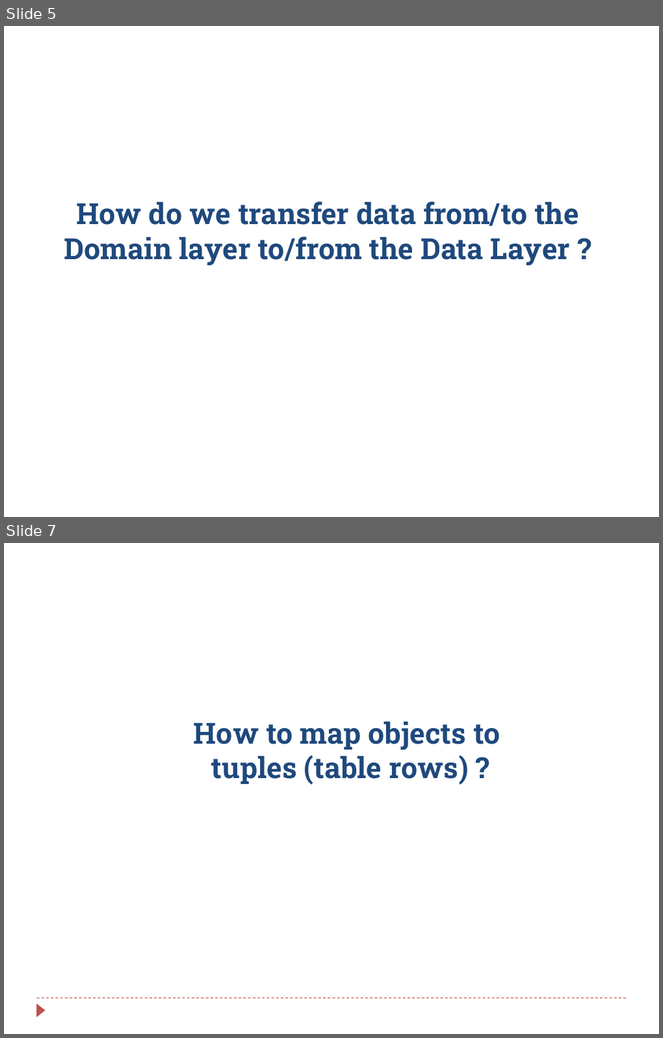
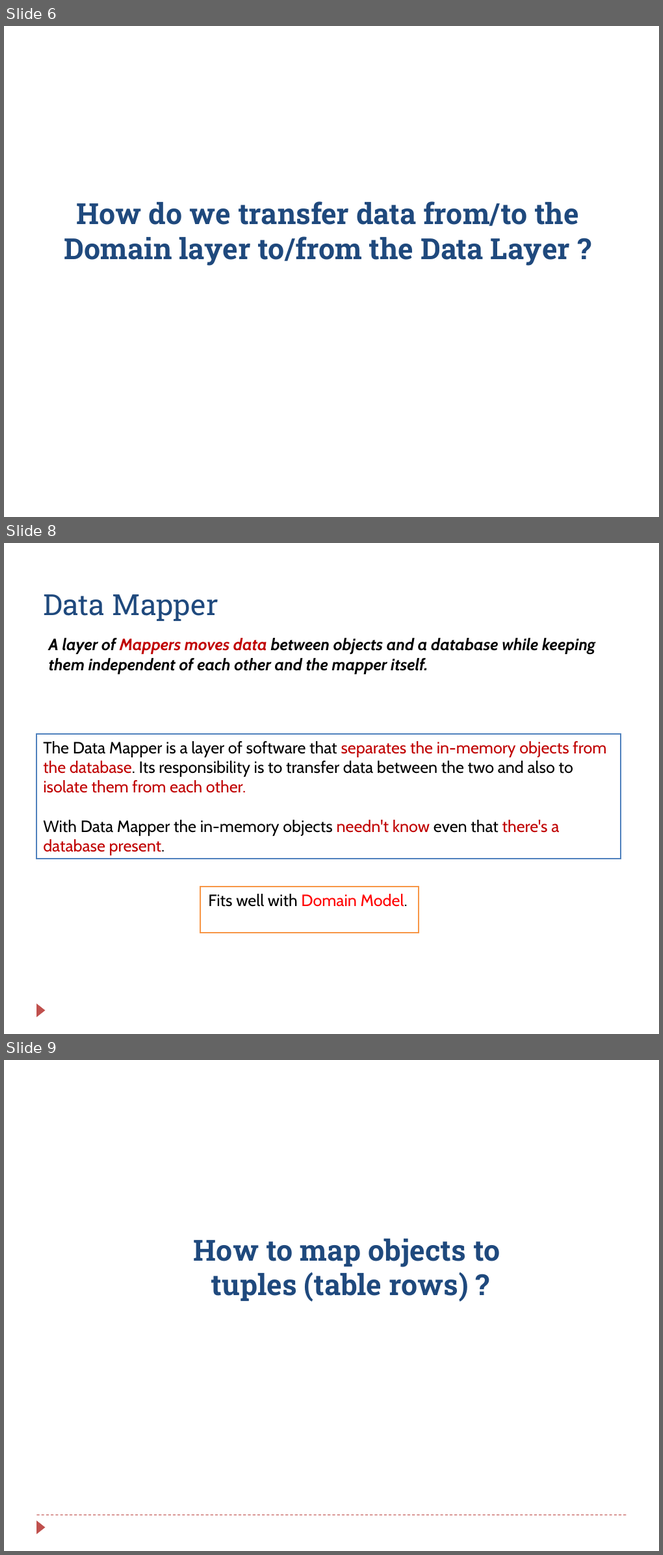
Before and after one commit to zarras/myy803-slides, a slide deck: SoftEng-Lab-JPA.ppt. Shown one above the other, each under a label of ours: slides 5 and 7 before the commit, slides 6, 8 and 9 after it; the slides between them are not shown. The pictures are 663x1038 and 663x1555 pixels, drawn with LibreOffice and Linux fonts; fonts in the diff are those of the drawing. Boxes give left, top, right and bottom in pixels: in the first picture for what was removed or moved away, otherwise in the second. Text is boxed around its words. In the diff, an @@ line names an element or a change of style, - is before the commit and + after.

```diff
--- a/SoftEng-Lab-JPA.ppt
+++ b/SoftEng-Lab-JPA.ppt
@@ slide 8 added at <box>4,543,659,1034</box>, background #FFFFFF; not listed: 1 template element that a slide beside it also shows @@
@@ title added at <box>43,594,218,621</box>, 32 pt, text #1F497D @@
+Data Mapper
@@ text added at <box>49,638,596,674</box>, 18 pt, text #000000, bold, italic @@
+A layer of Mappers moves data between objects and a database while keeping them independent of each other and the mapper itself.
@@ rectangle added at <box>36,734,622,859</box>, fill #FFFFFF, outline #4F81BD 1.5 pt, 18 pt, text #000000 @@
+The Data Mapper is a layer of software that separates the in-memory objects from the database. Its responsibility is to transfer data between the two and also to isolate them from each other.
+With Data Mapper the in-memory objects needn't know even that there's a database present.
@@ rectangle added at <box>200,887,419,933</box>, fill #FFFFFF, outline #F79646 1.5 pt, 18 pt, text #000000 @@
+Fits well with Domain Model.
@@ what was slide 5 is now slide 6 @@
@@ what was slide 7 is now slide 9 @@
```
Also in this commit, not shown: 11 slides changed, 1 other slide added, 5 other files.
